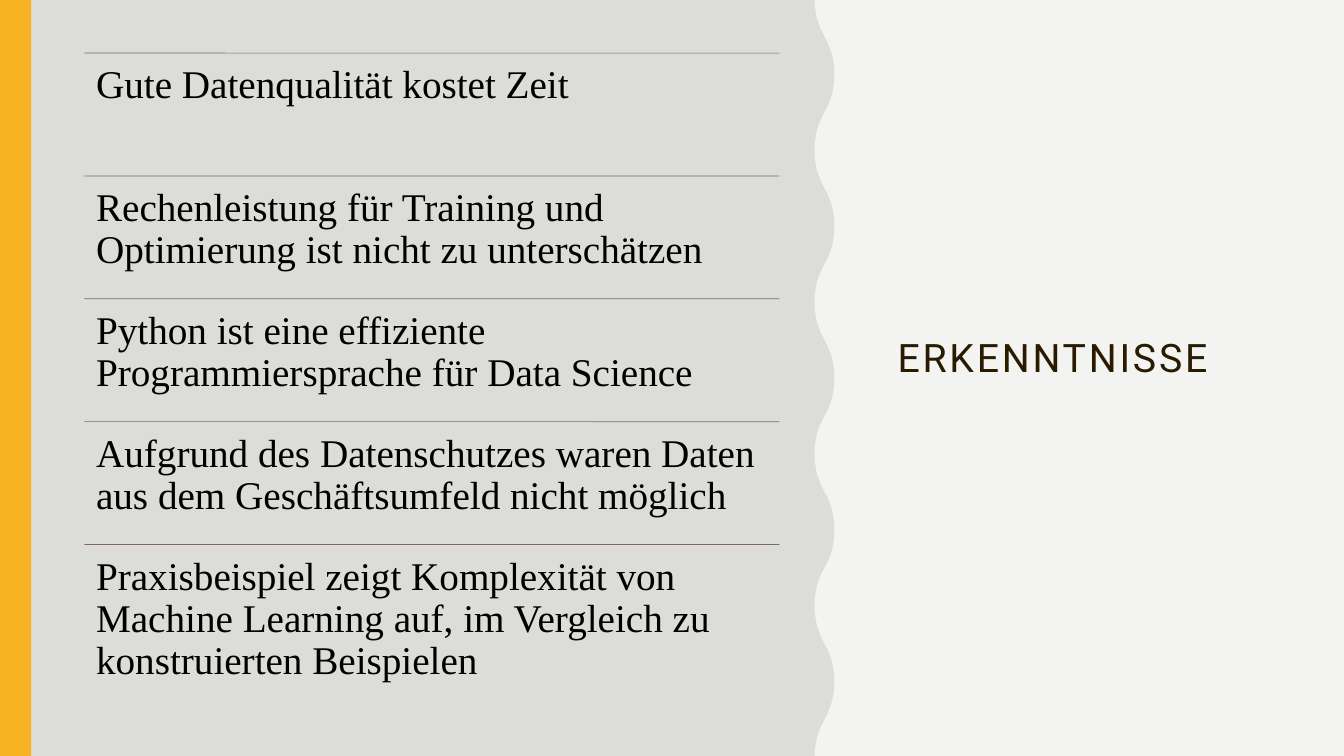
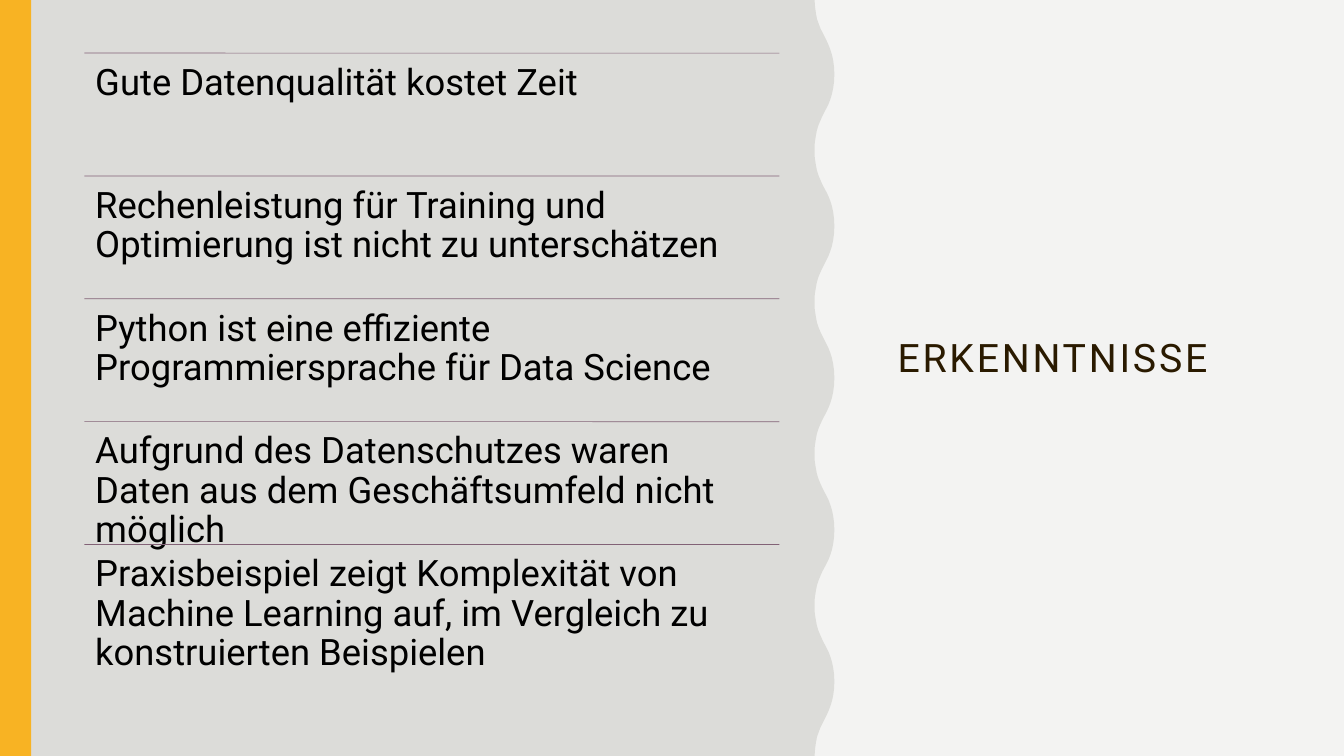
Before and after one commit to maggi71/ml-corona, a slide deck: slide 9 of resources/presentation/Abschlusspraesentation Amrein Furrer.pptx. Drawn at 1344x756 pixels with LibreOffice and Linux fonts; fonts in the diff are those of the drawing. Boxes give left, top, right and bottom in pixels: in the first picture for what was removed or moved away, otherwise in the second. Text is boxed around its words. In the diff, an @@ line names an element or a change of style, - is before the commit and + after.

```diff
--- a/resources/presentation/Abschlusspraesentation Amrein Furrer.pptx
+++ b/resources/presentation/Abschlusspraesentation Amrein Furrer.pptx
@@ size 28 to 26 pt, font Times New Roman to Roboto in 5 elements at (95, 67, 578, 103), (95, 190, 718, 265), (95, 313, 710, 388), (95, 435, 715, 550), (95, 558, 708, 673) @@
```
Also in this commit, not shown: 1 other file.
